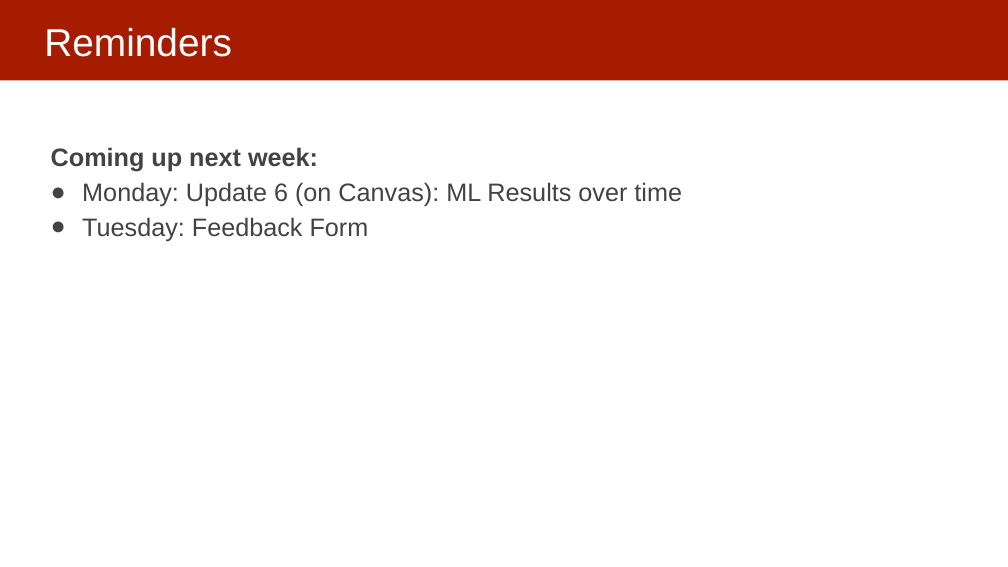
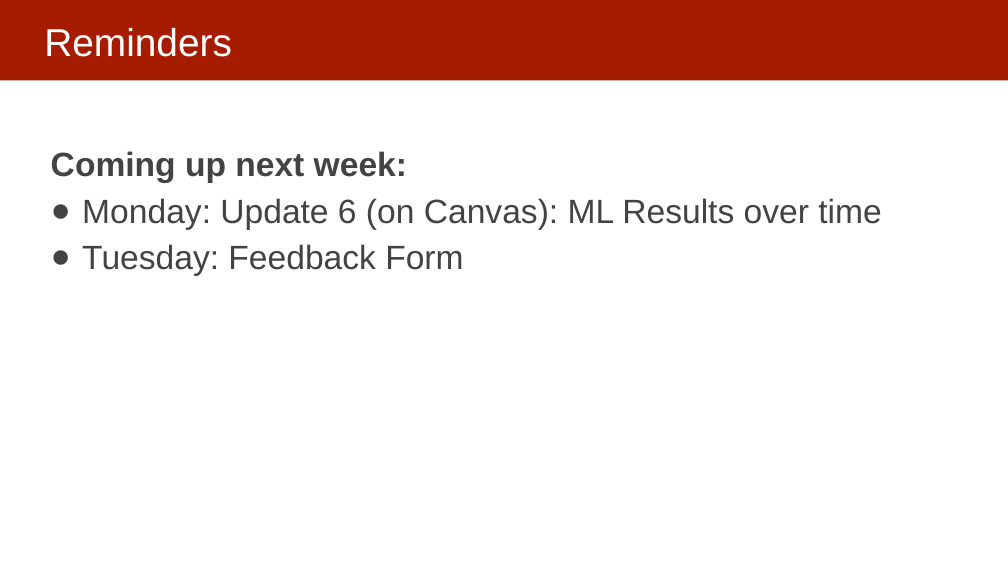
Before and after one commit to dssg/mlforpublicpolicylab, a slide deck: slide 35 of Lectures/15-ml-in-practice-and-model-selection-part-3.pptx (slide 36 before the commit). Drawn at 1008x567 pixels with LibreOffice and Linux fonts; fonts in the diff are those of the drawing. Boxes give left, top, right and bottom in pixels: in the first picture for what was removed or moved away, otherwise in the second. Text is boxed around its words. In the diff, an @@ line names an element or a change of style, - is before the commit and + after.

```diff
--- a/Lectures/15-ml-in-practice-and-model-selection-part-3.pptx
+++ b/Lectures/15-ml-in-practice-and-model-selection-part-3.pptx
@@ text "Coming up next week:" at box(51, 151, 881, 276): size 24 to 32 pt @@
```
Also in this commit, not shown: 1 other slide changed, 11 slides added, 12 slides removed.
